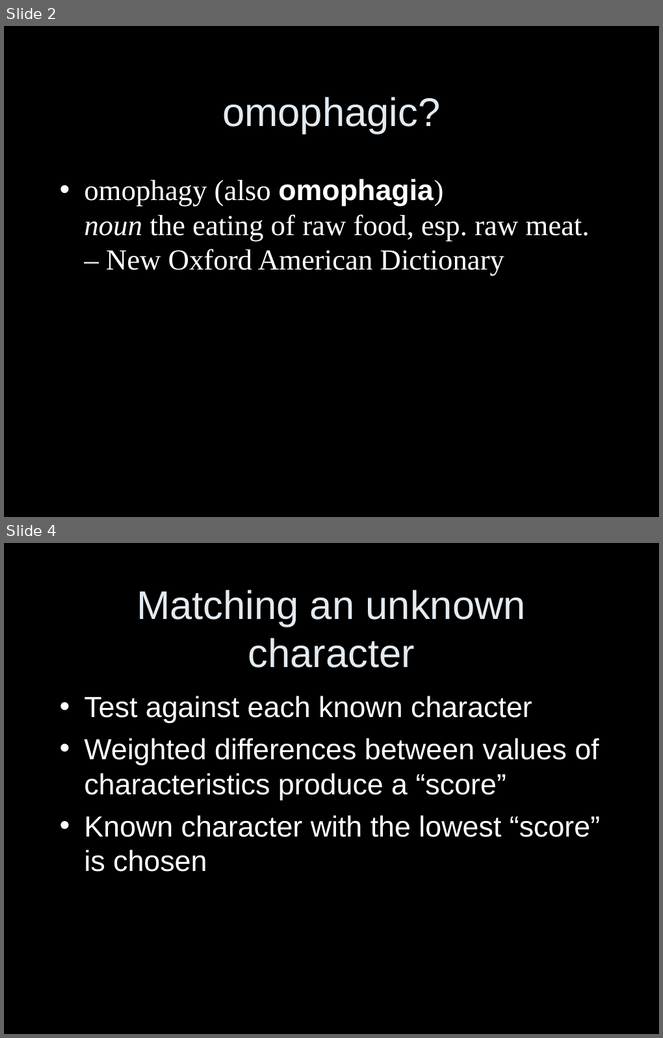
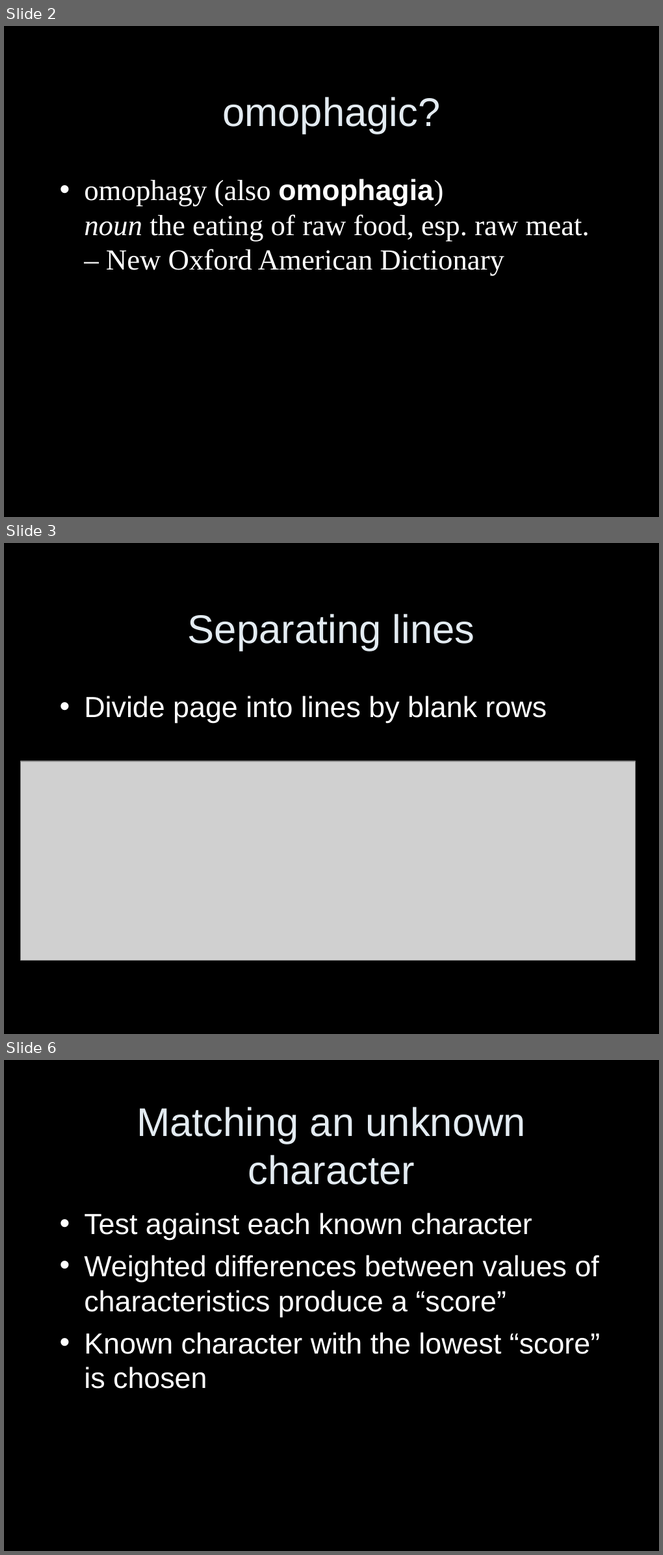
Before and after one commit to coyotebush/OCR, a slide deck: presentation/OCR.ppt. Shown one above the other, each under a label of ours: slides 2 and 4 before the commit, slides 2, 3 and 6 after it; the slides between them are not shown. The pictures are 663x1038 and 663x1555 pixels, drawn with LibreOffice and Linux fonts; fonts in the diff are those of the drawing; grey boxes stand for pictures. Boxes give left, top, right and bottom in pixels: in the first picture for what was removed or moved away, otherwise in the second. Text is boxed around its words. In the diff, an @@ line names an element or a change of style, - is before the commit and + after.

```diff
--- a/presentation/OCR.ppt
+++ b/presentation/OCR.ppt
@@ slide 3 added at (4, 543, 659, 1034), background #000000 @@
@@ title added at (188, 614, 475, 651), 44 pt, text #E3EBF1 @@
+Separating lines
@@ text added at (84, 696, 547, 723), 32 pt, text #FFFFFF @@
+• Divide page into lines by blank rows
@@ picture added at (20, 761, 636, 960) @@
@@ what was slide 4 is now slide 6 @@
```
Also in this commit, not shown: 3 slides changed, 1 other slide added.
